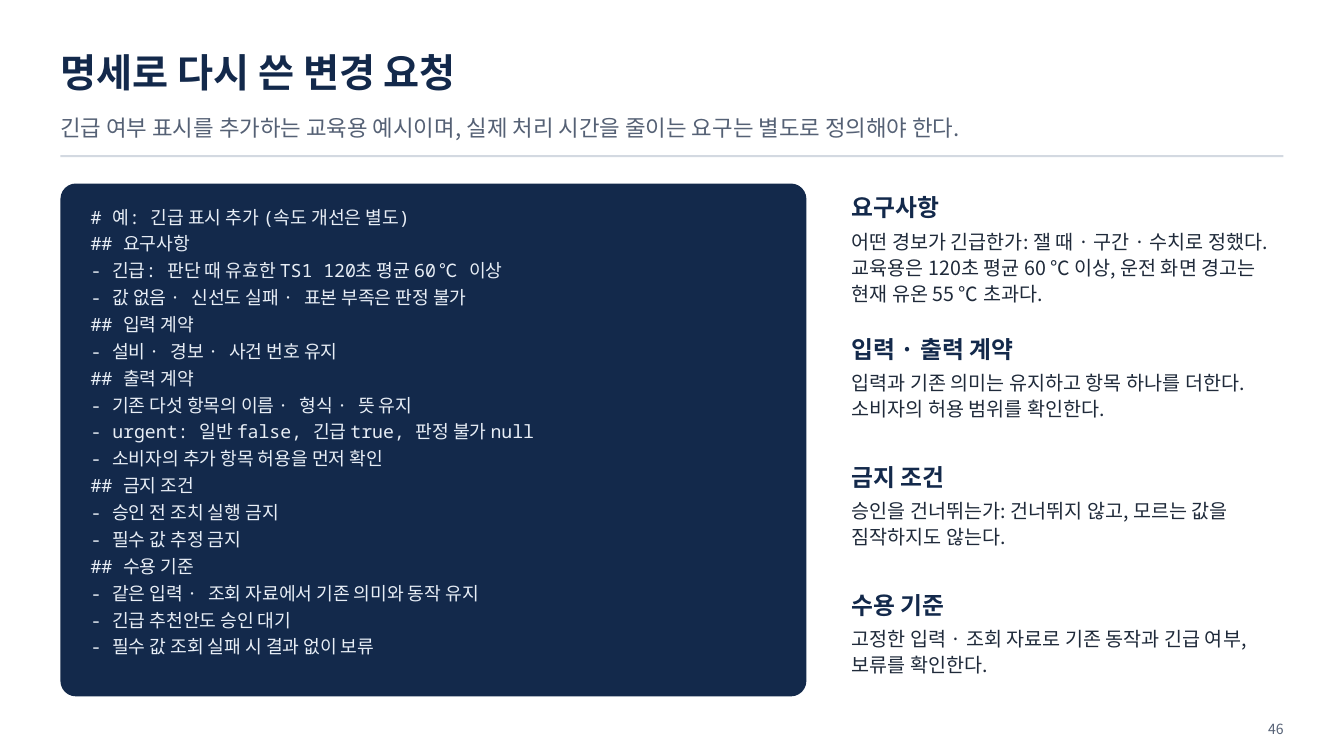
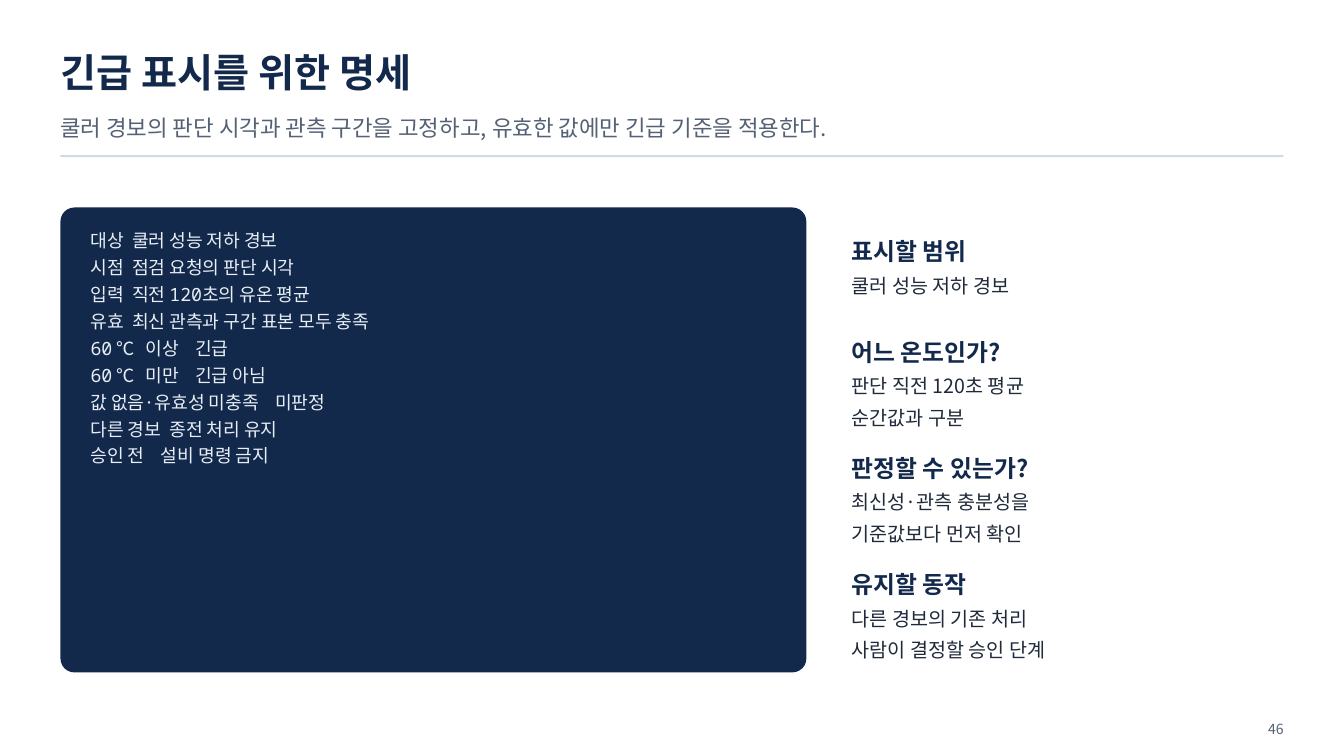
Before and after one commit to uengine-oss/hyd-iot-edu, a slide deck: slide 46 of workspace/강의제작/산출물/통합반/이론/07회차/통합반_07일차.pptx. Drawn at 1344x756 pixels with LibreOffice and Linux fonts; fonts in the diff are those of the drawing. Boxes give left, top, right and bottom in pixels: in the first picture for what was removed or moved away, otherwise in the second. Text is boxed around its words. In the diff, an @@ line names an element or a change of style, - is before the commit and + after.

Commit message:
통합반 7회차 45~49장 유효성·변경 검사를 보강하고 75행 본문 26분34초를 검증

```diff
--- a/workspace/강의제작/산출물/통합반/이론/07회차/통합반_07일차.pptx
+++ b/workspace/강의제작/산출물/통합반/이론/07회차/통합반_07일차.pptx
@@ text at (x1=60, y1=54, x2=411, y2=91): text changed @@
-명세로 다시 쓴 변경 요청
+긴급 표시를 위한 명세
@@ text at (x1=60, y1=117, x2=827, y2=140): text changed @@
-긴급 여부 표시를 추가하는 교육용 예시이며, 실제 처리 시간을 줄이는 요구는 별도로 정의해야 한다.
+쿨러 경보의 판단 시각과 관측 구간을 고정하고, 유효한 값에만 긴급 기준을 적용한다.
@@ rounded rectangle resized from (x1=60, y1=184, x2=807, y2=697) to (x1=60, y1=208, x2=807, y2=673) @@
@@ text at (x1=91, y1=232, x2=369, y2=464): text changed @@
-# 예: 긴급 표시 추가 (속도 개선은 별도)
-## 요구사항
-- 긴급: 판단 때 유효한 TS1 120초 평균 60 ℃ 이상
-- 값 없음 · 신선도 실패 · 표본 부족은 판정 불가
-## 입력 계약
-- 설비 · 경보 · 사건 번호 유지
-## 출력 계약
-- 기존 다섯 항목의 이름 · 형식 · 뜻 유지
-- urgent: 일반 false, 긴급 true, 판정 불가 null
-- 소비자의 추가 항목 허용을 먼저 확인
-## 금지 조건
-- 승인 전 조치 실행 금지
-- 필수 값 추정 금지
-## 수용 기준
-- 같은 입력 · 조회 자료에서 기존 의미와 동작 유지
-- 긴급 추천안도 승인 대기
-- 필수 값 조회 실패 시 결과 없이 보류
+대상 쿨러 성능 저하 경보
+시점 점검 요청의 판단 시각
+입력 직전 120초의 유온 평균
+유효 최신 관측과 구간 표본 모두 충족
+60 ℃ 이상 긴급
+60 ℃ 미만 긴급 아님
+값 없음·유효성 미충족 미판정
+다른 경보 종전 처리 유지
+승인 전 설비 명령 금지
@@ text at (x1=852, y1=240, x2=1009, y2=295): text changed @@
-요구사항
-어떤 경보가 긴급한가: 잴 때 · 구간 · 수치로 정했다. 교육용은 120초 평균 60 ℃ 이상, 운전 화면 경고는 현재 유온 55 ℃ 초과다.
+표시할 범위
+쿨러 성능 저하 경보
@@ text at (x1=852, y1=341, x2=1024, y2=427): text changed @@
-입력 · 출력 계약
-입력과 기존 의미는 유지하고 항목 하나를 더한다. 소비자의 허용 범위를 확인한다.
+어느 온도인가?
+판단 직전 120초 평균
+순간값과 구분
@@ text at (x1=852, y1=457, x2=1029, y2=543): text changed @@
-금지 조건
-승인을 건너뛰는가: 건너뛰지 않고, 모르는 값을 짐작하지도 않는다.
+판정할 수 있는가?
+최신성·관측 충분성을
+기준값보다 먼저 확인
@@ text at (x1=852, y1=573, x2=1045, y2=659): text changed @@
-수용 기준
-고정한 입력 · 조회 자료로 기존 동작과 긴급 여부, 보류를 확인한다.
+유지할 동작
+다른 경보의 기존 처리
+사람이 결정할 승인 단계
```
Also in this commit, not shown: 2 other slides changed, 2 slides added, 2 slides removed, 24 other files.
